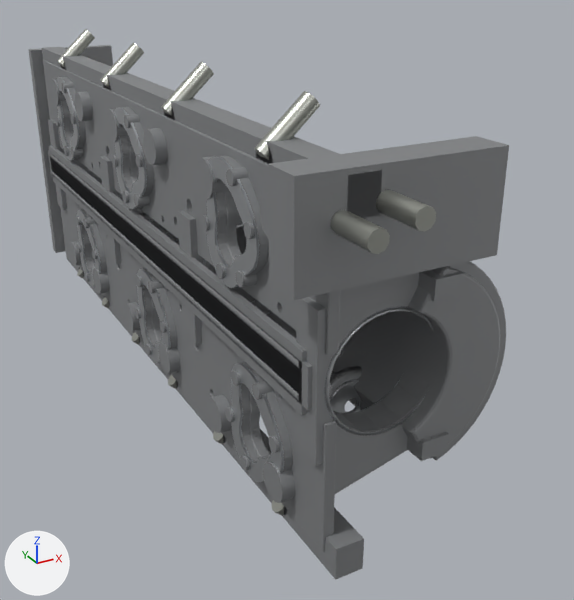
Renders of the glTF model porsche-911sc-engine/parts/cam-housing-right.glb from each side of a commit.
Before and after are seen from a camera (50 mm lens) standing at (143.0, -403.0, 136.0) and looking at (330.0, -62.0, -34.0). Arrows for +X, +Y and +Z are at lower left; the lights stay in place. The picture after the commit comes second. Where no turn or scale is listed for an object, it has been applied to the vertices. Vertices at exactly the same position are counted once.

The scene before the commit, as lines of its bpy script (objects in view):
```python
me_mesh_0 = bpy.data.meshes.new('Mesh_0')
me_mesh_0.from_pydata(...)  # 12344 vertices, 23936 faces; spans x -47.0..47.0, y -199.0..199.0, z -77.0..77.0
me_mesh_0.materials.append(mat_castalu)  # grey #96989a
me_mesh_1 = bpy.data.meshes.new('Mesh_1')
me_mesh_1.from_pydata(...)  # 3480 vertices, 6096 faces; spans x -30.0..30.0, y -195.0..195.0, z -74.0..74.0
me_mesh_1.materials.append(mat_machinedalu)  # light grey #c4c7ca
me_mesh_2 = bpy.data.meshes.new('Mesh_2')
me_mesh_2.from_pydata(...)  # 418 vertices, 760 faces; spans x -34.0..34.0, y -180.0..180.0, z -91.0..91.0
me_mesh_2.materials.append(mat_zincplate)  # grey #b4b6ae
ob_cam_housing_right_castalu = bpy.data.objects.new('cam-housing-right:castAlu', me_mesh_0)
ob_cam_housing_right_castalu.location = (296.6, -13.2, 1.0)
ob_cam_housing_right_machinedalu = bpy.data.objects.new('cam-housing-right:machinedAlu', me_mesh_1)
ob_cam_housing_right_machinedalu.location = (292.0, -15.0, 0.5)
ob_cam_housing_right_zincplate = bpy.data.objects.new('cam-housing-right:zincPlate', me_mesh_2)
ob_cam_housing_right_zincplate.location = (296.7, -51.3, 0.0)
```
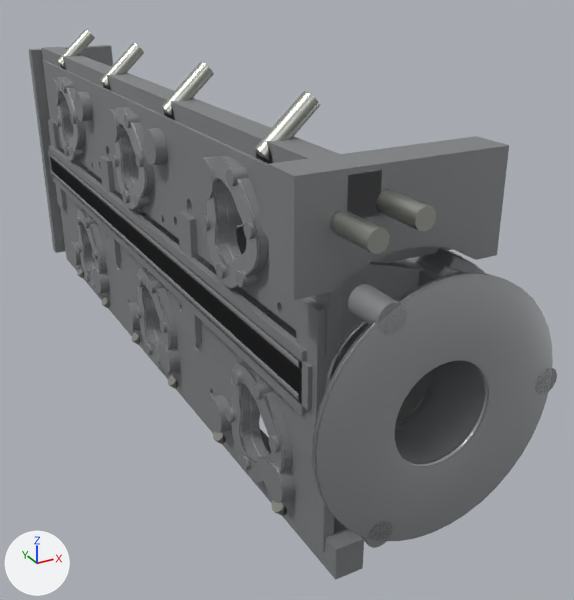
Where the newer file only moved an object's origin or applied its transform, the numbers keep the older frame.

What differs and where, as boxes [x1, y1, x2, y2] in the pictures (574 x 600 px):
'cam-housing-right:castAlu', reshaped (10% wider): before [28, 45, 509, 580]; after [28, 45, 557, 580]
'cam-housing-right:machinedAlu', reshaped: before [56, 77, 432, 482]; after [56, 77, 553, 541]
part 1 of me_mesh_0, added: after [535, 368, 557, 395]
part 2 of me_mesh_0, added: after [348, 284, 407, 335]
part 3 of me_mesh_0, added: after [359, 521, 393, 548]
part 4 of me_mesh_0, added: after [395, 360, 484, 463]
part 5 of me_mesh_0, cut back (mostly hidden before): before [121, 263, 252, 418]; after [110, 146, 509, 435]
part 6 of me_mesh_1, added: after [312, 272, 553, 541]

What changed in the scene script:
```text
Change me_mesh_0:
    used by ob_cam_housing_right_castalu; location = (296.6, -13.2, 1.0)
    remove me_mesh_0.from_pydata(...)  # 12344 vertices, 23936 faces; spans x -47.0..47.0, y -199.0..199.0, z -77.0..77.0
    add me_mesh_0.from_pydata(...)  # 12606 vertices, 24405 faces; spans x -47.0..47.0, y -222.0..199.0, z -77.0..77.0
    me_mesh_0 part 1: a new loose piece, a 14-sided cylinder along y spanning x 35.0..45.0, y -222.0..-206.0, z -6.0..4.0, in mat_castalu (grey #96989a)
    me_mesh_0 part 2: a new loose piece, a 14-sided cylinder along y spanning x -32.0..-22.0, y -222.0..-206.0, z 33.0..43.0, in mat_castalu (grey #96989a)
    me_mesh_0 part 3: a new loose piece, a 14-sided cylinder along y spanning x -32.0..-22.0, y -222.0..-206.0, z -45.0..-35.0, in mat_castalu (grey #96989a)
    me_mesh_0 part 4: a new loose piece of 112 vertices spanning x -31.0..21.0, y -219.0..-198.0, z -27.0..25.0, in mat_castalu (grey #96989a)
    me_mesh_0 part 5: 2 vertices moved within x -25.0, y 42.0, z -38.0..36.0; 30 vertices removed from x -30.0..34.0, y -133.0..99.0, z -52.0..52.0; 90 vertices added at x -47.0..34.0, y -199.0..99.0, z -52.0..67.0
    other edits to the shape of me_mesh_0 do not show in these pictures
Change me_mesh_1:
    used by ob_cam_housing_right_machinedalu; location = (292.0, -15.0, 0.5)
    remove me_mesh_1.from_pydata(...)  # 3480 vertices, 6096 faces; spans x -30.0..30.0, y -195.0..195.0, z -74.0..74.0
    add me_mesh_1.from_pydata(...)  # 3640 vertices, 6416 faces; spans x -47.0..47.0, y -220.0..195.0, z -75.0..75.0
    me_mesh_1 part 6: a new loose piece of 160 vertices spanning x -47.0..47.0, y -220.0..-217.0, z -48.0..47.0, in mat_machinedalu (light grey #c4c7ca)
```
